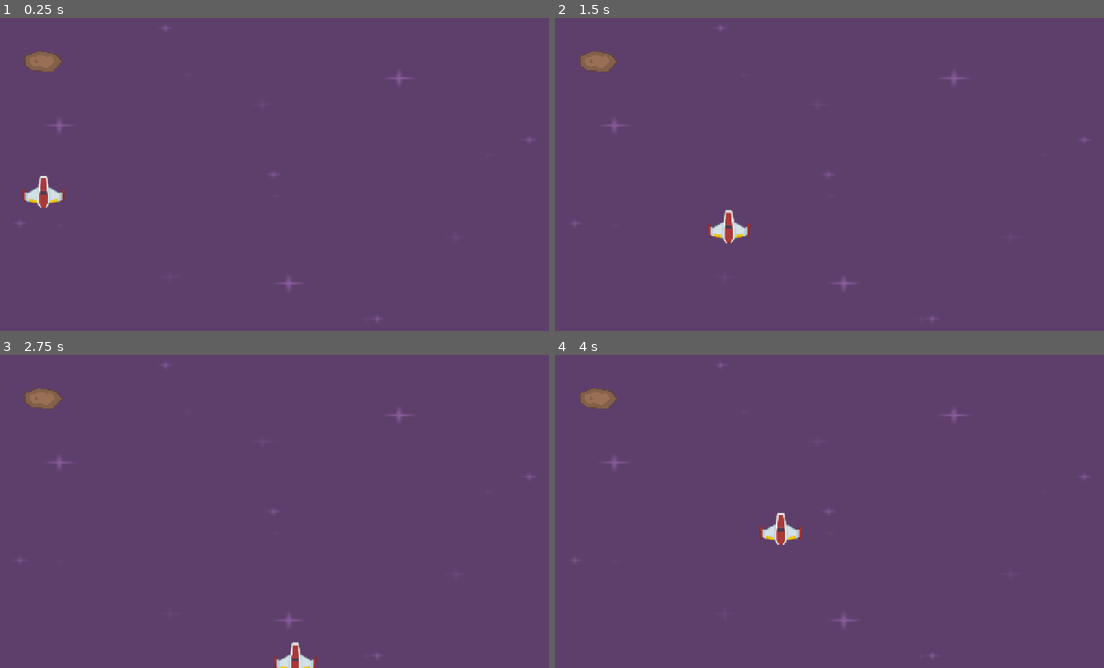
Above: before the commit, frames 1-4 (two rows, left to right).
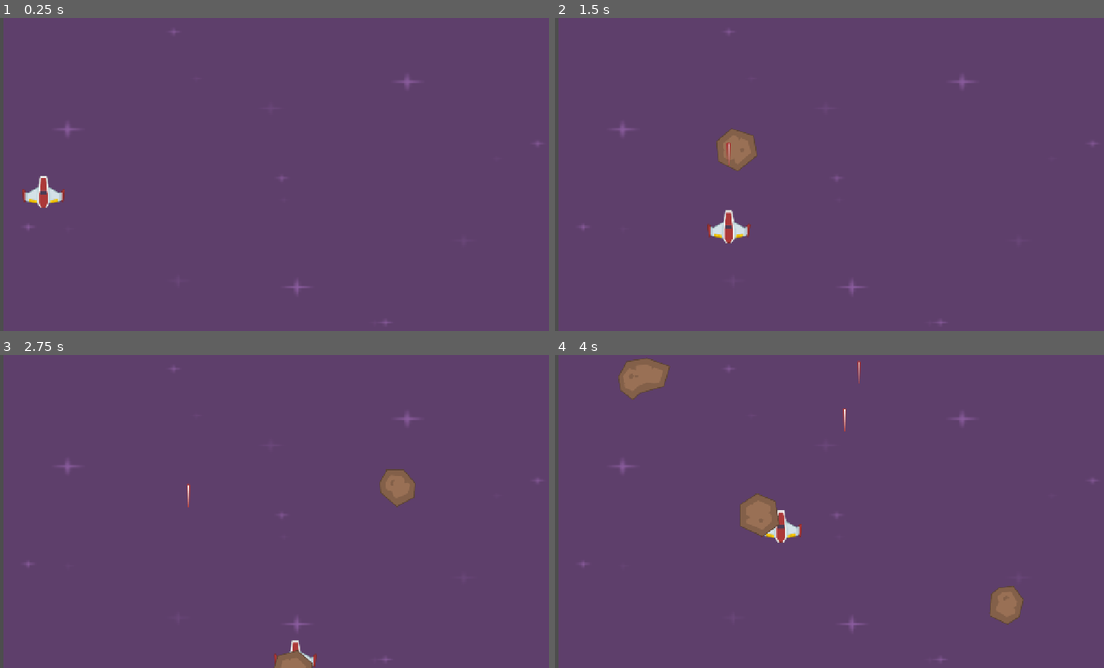
Above: after the commit, the same moments.

Repository: toru68/testing_ht26
Game: Godot game, scene res://Scenes/level.tscn
The game is run twice, just before and just after one commit, with the same random seed, the same clock (stepped at 60 frames per second) and the same inputs.
Inputs:
- Up to frame 1 (0.25 s): no input
- Up to frame 2 (1.5 s): tap Enter at 0.5 s; hold Right (ui_right) 0.53-1.28 s; tap Space (shoot, bound only after the commit) at 0.6, 1.35 s; hold Down (ui_down) from 1.28 s (still down)
- Up to frame 3 (2.75 s): release Down (ui_down) at 2.03 s; hold Right (ui_right) from 2.03 s (still down); tap Space (shoot, bound only after the commit) at 2.1 s
- Up to frame 4 (4 s): release Right (ui_right) at 2.78 s; hold Up (ui_up) 2.78-3.53 s; tap Space (shoot, bound only after the commit) at 2.85, 3.6 s; hold Left (ui_left) from 3.53 s (still down)

The runs differ from the first frame. In frame 1, 1.2% of the frame differs, in the area x 0-99%, y 0-100%; in frame 2, 1.9%; in frame 3, 2.2%; in frame 4, 3.7%.

Commit message:
Tutorial updated

Diff:
--- /dev/null
+++ b/Godot tutorial/tutorial/Scenes/laser.gd
@@ -0,0 +1,8 @@
+extends Area2D
+
+@export var speed = 500
+
+
+# Called every frame. 'delta' is the elapsed time since the previous frame.
+func _process(delta: float) -> void:
+	position.y -= speed * delta
--- /dev/null
+++ b/Godot tutorial/tutorial/Scenes/laser.tscn
@@ -0,0 +1,19 @@
+[gd_scene format=3 uid="uid://bj7t0auchjiq5"]
+
+[ext_resource type="Texture2D" uid="uid://dusmw1uflwc31" path="res://PNG/Lasers/laserRed01.png" id="1_fn5yt"]
+[ext_resource type="Script" uid="uid://7n3isnpxgdnu" path="res://Scenes/laser.gd" id="1_mou6w"]
+
+[sub_resource type="CapsuleShape2D" id="CapsuleShape2D_4vv2q"]
+radius = 4.0
+height = 54.0
+
+[node name="Laser" type="Area2D" unique_id=516048932]
+collision_layer = 8
+collision_mask = 2
+script = ExtResource("1_mou6w")
+
+[node name="Sprite2D" type="Sprite2D" parent="." unique_id=2131830272]
+texture = ExtResource("1_fn5yt")
+
+[node name="CollisionShape2D" type="CollisionShape2D" parent="." unique_id=310268968]
+shape = SubResource("CapsuleShape2D_4vv2q")
--- /dev/null
+++ b/Godot tutorial/tutorial/Scenes/level.gd
@@ -0,0 +1,19 @@
+extends Node2D
+
+var meteor_scene: PackedScene = load("res://Scenes/meteor.tscn")
+var laser_scene: PackedScene = load("res://Scenes/laser.tscn")
+
+
+func _on_meteor_timer_timeout():
+	#2. Create an instance
+	var meteor = meteor_scene.instantiate()
+
+	#3. attach the node to the scene tree
+
+	$Meteors.add_child(meteor)
+
+
+func _on_player_laser(pos) -> void:
+	var laser =laser_scene.instantiate()
+	$Lasers.add_child(laser)
+	laser.position = pos
--- a/Godot tutorial/tutorial/Scenes/level.tscn
+++ b/Godot tutorial/tutorial/Scenes/level.tscn
@@ -1,16 +1,62 @@
 [gd_scene format=3 uid="uid://bvrlomqetduav"]
 
+[ext_resource type="Script" uid="uid://bkth4gv6r3kum" path="res://Scenes/level.gd" id="1_81xng"]
 [ext_resource type="Texture2D" uid="uid://bsu5lv47i62vy" path="res://Backgrounds/purple.png" id="1_k5f4k"]
 [ext_resource type="PackedScene" uid="uid://cdgkvkjbjqn1c" path="res://Scenes/player.tscn" id="2_6phgx"]
-[ext_resource type="PackedScene" uid="uid://frv1idgj6r4j" path="res://Scenes/meteor.tscn" id="3_6phgx"]
+
+[sub_resource type="RectangleShape2D" id="RectangleShape2D_4vv2q"]
+size = Vector2(43, 775)
+
+[sub_resource type="RectangleShape2D" id="RectangleShape2D_6phgx"]
+size = Vector2(1343.5, 48)
 
 [node name="Level" type="Node2D" unique_id=1172689181]
+script = ExtResource("1_81xng")
 
 [node name="BG" type="Sprite2D" parent="." unique_id=117453590]
-position = Vector2(637.99994, 359.49997)
+position = Vector2(657.00006, 368)
 scale = Vector2(5.0781245, 2.878906)
 texture = ExtResource("1_k5f4k")
 
 [node name="Player" parent="." unique_id=1019802026 instance=ExtResource("2_6phgx")]
+position = Vector2(443, 201)
 
-[node name="Meteor" parent="." unique_id=1930122832 instance=ExtResource("3_6phgx")]
+[node name="Border" type="Node2D" parent="." unique_id=2112978165]
+
+[node name="StaticBody2D" type="StaticBody2D" parent="Border" unique_id=955205712]
+collision_layer = 4
+
+[node name="CollisionShape2D" type="CollisionShape2D" parent="Border/StaticBody2D" unique_id=1414189662]
+position = Vector2(1300, 382)
+shape = SubResource("RectangleShape2D_4vv2q")
+
+[node name="StaticBody2D2" type="StaticBody2D" parent="Border" unique_id=357695279]
+collision_layer = 4
+
+[node name="CollisionShape2D" type="CollisionShape2D" parent="Border/StaticBody2D2" unique_id=1513528871]
+position = Vector2(-19, 365)
+shape = SubResource("RectangleShape2D_4vv2q")
+
+[node name="StaticBody2D3" type="StaticBody2D" parent="Border" unique_id=454556665]
+collision_layer = 4
+
+[node name="CollisionShape2D" type="CollisionShape2D" parent="Border/StaticBody2D3" unique_id=469452875]
+position = Vector2(618, -25)
+shape = SubResource("RectangleShape2D_6phgx")
+
+[node name="StaticBody2D4" type="StaticBody2D" parent="Border" unique_id=1615577589]
+collision_layer = 4
+
+[node name="CollisionShape2D" type="CollisionShape2D" parent="Border/StaticBody2D4" unique_id=1027753191]
+position = Vector2(641, 756)
+shape = SubResource("RectangleShape2D_6phgx")
+
+[node name="MeteorTimer" type="Timer" parent="." unique_id=1200122302]
+autostart = true
+
+[node name="Meteors" type="Node2D" parent="." unique_id=1107480796]
+
+[node name="Lasers" type="Node2D" parent="." unique_id=2031233411]
+
+[connection signal="laser" from="Player" to="." method="_on_player_laser"]
+[connection signal="timeout" from="MeteorTimer" to="." method="_on_meteor_timer_timeout"]
--- /dev/null
+++ b/Godot tutorial/tutorial/Scenes/meteor.gd
@@ -0,0 +1,36 @@
+extends Area2D
+
+var speed: int
+var rotation_speed: int
+var direction_x: float
+
+func _ready():
+	var rng := RandomNumberGenerator.new()
+
+	#texture
+	var path: String = "res://PNG/Meteors/meteorBrown_big" + str(rng.randi_range(1, 4)) + ".png"
+
+	$Sprite2D.texture = load(path)
+
+	#start position
+	var width = get_viewport().get_visible_rect().size[0]
+
+	var random_x = rng.randi_range(0, width)
+	var random_y = rng.randi_range(150, 50)
+
+	position = Vector2(random_x, random_y)
+
+	# speed/rotation/direction
+	speed = rng.randi_range(200,500)
+	direction_x = rng.randf_range(-1, 1)
+	rotation_speed = rng.randi_range(40, 100)
+
+
+func _process(delta: float) -> void:
+
+	position += Vector2(direction_x, 1.0) * speed * delta
+	rotation_degrees += rotation_speed * delta
+
+func _on_body_entered(body: Node2D) -> void:
+	print("Body entered")
+	print(body)
--- a/Godot tutorial/tutorial/Scenes/meteor.tscn
+++ b/Godot tutorial/tutorial/Scenes/meteor.tscn
@@ -1,10 +1,21 @@
 [gd_scene format=3 uid="uid://frv1idgj6r4j"]
 
-[ext_resource type="Texture2D" uid="uid://bdsabf6vq1tk1" path="res://PNG/Meteors/meteorBrown_big3.png" id="1_5civa"]
+[ext_resource type="Script" uid="uid://bpge4bomo5hv1" path="res://Scenes/meteor.gd" id="1_wm1ig"]
+[ext_resource type="Texture2D" uid="uid://dbasuue21tscv" path="res://PNG/Meteors/meteorBrown_big1.png" id="2_wm1ig"]
 
-[node name="Meteor" type="Node2D" unique_id=1930122832]
-position = Vector2(100, 100)
+[sub_resource type="CapsuleShape2D" id="CapsuleShape2D_4vv2q"]
+radius = 38.0
+height = 76.0
 
-[node name="Body" type="Sprite2D" parent="." unique_id=1724413788]
-scale = Vector2(1, 0.601)
-texture = ExtResource("1_5civa")
+[node name="Meteor" type="Area2D" unique_id=475446059]
+collision_layer = 2
+collision_mask = 9
+script = ExtResource("1_wm1ig")
+
+[node name="Sprite2D" type="Sprite2D" parent="." unique_id=1507635187]
+texture = ExtResource("2_wm1ig")
+
+[node name="CollisionShape2D" type="CollisionShape2D" parent="." unique_id=827919042]
+shape = SubResource("CapsuleShape2D_4vv2q")
+
+[connection signal="body_entered" from="." to="." method="_on_body_entered"]
--- a/Godot tutorial/tutorial/Scenes/player.gd
+++ b/Godot tutorial/tutorial/Scenes/player.gd
@@ -1,6 +1,10 @@
-extends Node2D
+extends CharacterBody2D
+
 
 var speed := 400
+var can_shoot := true
+
+signal laser(pos)
 
 # Called when the node enters the scene tree for the first time.
 func _ready() -> void:
@@ -8,6 +12,18 @@
 
 
 # Called every frame. 'delta' is the elapsed time since the previous frame.
-func _process(delta: float) -> void:
+func _process(_delta: float) -> void:
 	var direction = Input.get_vector("ui_left", "ui_right", "ui_up", "ui_down")
-	position += direction * speed * delta
+	velocity = direction * speed
+	move_and_slide()
+
+		#shoot input
+	if Input.is_action_just_pressed("shoot") and can_shoot:
+		laser.emit($LaserStartPos.global_position)
+		can_shoot = false
+		$LaserCoolDown.start()
+
+
+
+func _on_laser_cool_down_timeout() -> void:
+	can_shoot = true
--- a/Godot tutorial/tutorial/Scenes/player.tscn
+++ b/Godot tutorial/tutorial/Scenes/player.tscn
@@ -3,8 +3,20 @@
 [ext_resource type="Script" uid="uid://cwvwqvbuumxm3" path="res://Scenes/player.gd" id="1_cvnsp"]
 [ext_resource type="Texture2D" uid="uid://bcgnayk7q2dwj" path="res://PNG/playerShip1_red.png" id="1_v0iea"]
 
-[node name="Player" type="Node2D" unique_id=1019802026]
+[node name="Player" type="CharacterBody2D" unique_id=1426165964]
+collision_mask = 6
 script = ExtResource("1_cvnsp")
 
 [node name="PlayerImage" type="Sprite2D" parent="." unique_id=133513958]
 texture = ExtResource("1_v0iea")
+
+[node name="CollisionPolygon2D" type="CollisionPolygon2D" parent="." unique_id=103641992]
+polygon = PackedVector2Array(-7, -36, 8, -36, 12, -11, 35, 3, 47, -5, 47, 23, 14, 28, 8, 37, -6, 38, -14, 26, -45, 19, -48, -5, -37, 2, -11, -12)
+
+[node name="LaserStartPos" type="Marker2D" parent="." unique_id=1297018640]
+position = Vector2(0, -62)
+
+[node name="LaserCoolDown" type="Timer" parent="." unique_id=661947914]
+wait_time = 0.5
+
+[connection signal="timeout" from="LaserCoolDown" to="." method="_on_laser_cool_down_timeout"]
--- a/Godot tutorial/tutorial/project.godot
+++ b/Godot tutorial/tutorial/project.godot
@@ -22,6 +22,22 @@
 window/stretch/mode="canvas_items"
 window/stretch/aspect="expand"
 
+[input]
+
+shoot={
+"deadzone": 0.2,
+"events": [Object(InputEventKey,"resource_local_to_scene":false,"resource_name":"","device":-1,"window_id":0,"alt_pressed":false,"shift_pressed":false,"ctrl_pressed":false,"meta_pressed":false,"pressed":false,"keycode":0,"physical_keycode":32,"key_label":0,"unicode":32,"location":0,"echo":false,"script":null)
+, Object(InputEventMouseButton,"resource_local_to_scene":false,"resource_name":"","device":-1,"window_id":0,"alt_pressed":false,"shift_pressed":false,"ctrl_pressed":false,"meta_pressed":false,"button_mask":0,"position":Vector2(0, 0),"global_position":Vector2(0, 0),"factor":1.0,"button_index":1,"canceled":false,"pressed":false,"double_click":false,"script":null)
+]
+}
+
+[layer_names]
+
+2d_physics/layer_1="Player"
+2d_physics/layer_2="Meteor"
+2d_physics/layer_3="Walls"
+2d_physics/layer_4="Laser"
+
 [physics]
 
 3d/physics_engine="Jolt Physics"
Not shown, added: Godot tutorial/tutorial/Scenes/laser.gd.uid
Not shown, added: Godot tutorial/tutorial/Scenes/level.gd.uid
Not shown, added: Godot tutorial/tutorial/Scenes/meteor.gd.uid
